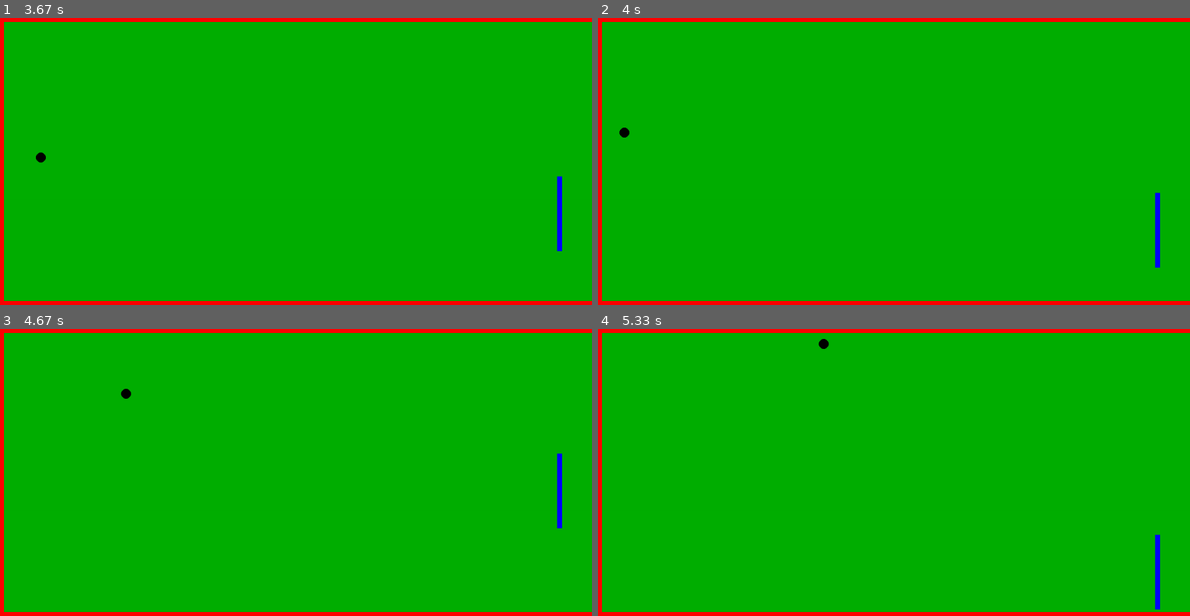
Above: before the commit, frames 1-4 (two rows, left to right).
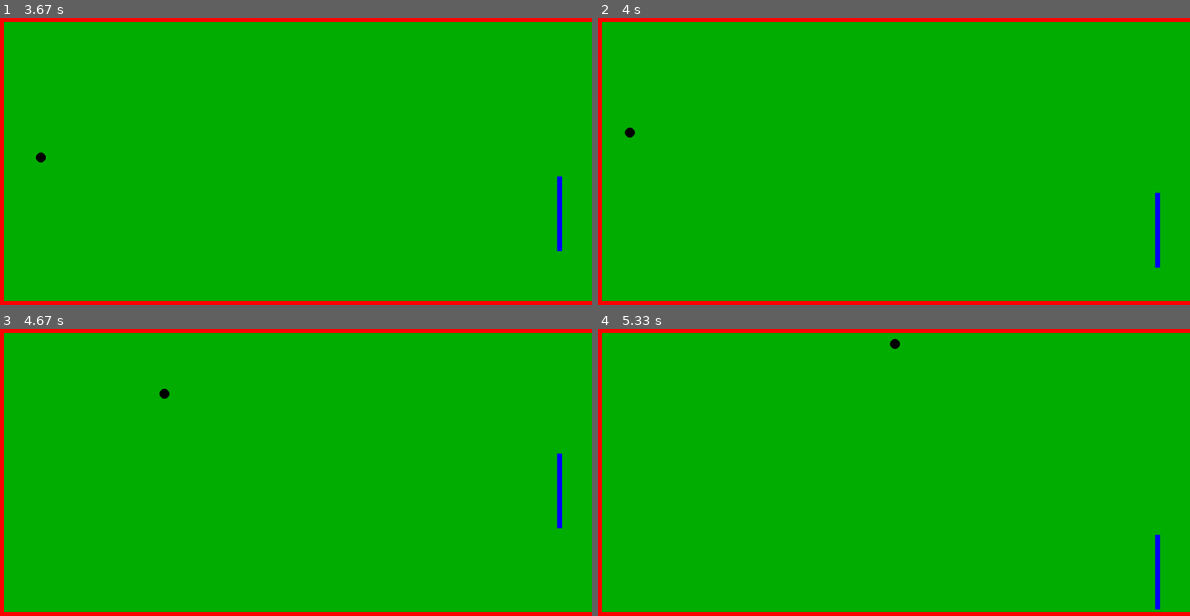
Above: after the commit, the same moments.

Repository: Wombatlord/PygamePong
Game: pygame game, started from pong.py
The game is run twice, just before and just after one commit, with the same random seed, the same clock (stepped at 60 frames per second) and the same inputs.
Inputs (mouse positions are in pixels of both pictures, inside the frame that each line leads up to):
- Up to frame 1 (3.67 s): click (290, 161) at 0.38 s; click (349, 227) at 0.72 s; click (509, 267) at 1.05 s; click (153, 101) at 1.38 s; click (290, 198) at 1.72 s; click (207, 98) at 2.05 s; click (503, 238) at 2.38 s; click (100, 190) at 2.72 s; click (118, 104) at 3.05 s; click (153, 213) at 3.38 s
- Up to frame 2 (4 s): click (1107, 230) at 3.72 s
- Up to frame 3 (4.67 s): click (112, 584) at 4.05 s; click (106, 489) at 4.38 s
- Up to frame 4 (5.33 s): click (923, 555) at 4.72 s; click (1000, 572) at 5.05 s

Frame 1 is identical in both runs. In frame 2, less than 0.1% of the frame differs, in the area x 3-7%, y 38-42%; in frame 3, 0.1%; in frame 4, 0.1%, in the area x 37-52%, y 3-7%.

Commit message:
added variance and incremental velocity increase to ball on back wall and paddle bounce.

Diff:
--- a/pong.py
+++ b/pong.py
@@ -1,5 +1,6 @@
 import pygame
 import time
+import random
 
 pygame.init()
 
@@ -105,11 +106,12 @@
         horizontalOutOfBounds = newX < BORDER + Ball.RADIUS
 
         if horizontalOutOfBounds:
-            self.vx = -self.vx
+            self.vx = -self.vx + random.randint(25,100)
             newX = self.x + timeSinceLastUpdate * self.vx
 
         if hasCollided:
             self.vx = -abs(self.vx)
+            self.vy = -abs(self.vy) + random.randint(200, 350)
 
         if newY < BORDER + Ball.RADIUS or newY > HEIGHT - BORDER - Ball.RADIUS:
             self.vy = -self.vy
